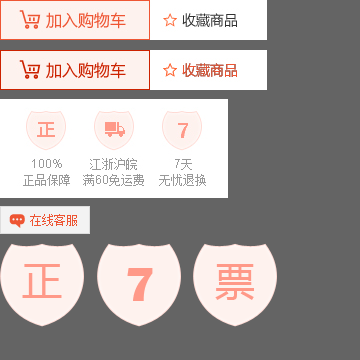
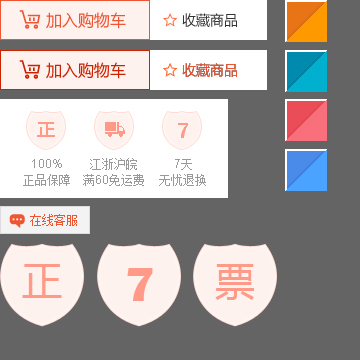
The second 360×360 image is a revision of the first. Changes to its layers:
added layer "狗狗频道15-3-27_03" above "图层 2" over box(285, 0, 327, 42)
added layer "图层 2" above "图层 4" over box(285, 50, 327, 92)
added layer "图层 4" above "图层 3" over box(285, 149, 327, 191)
added layer "图层 3" above "图层 0" over box(285, 99, 327, 141)
